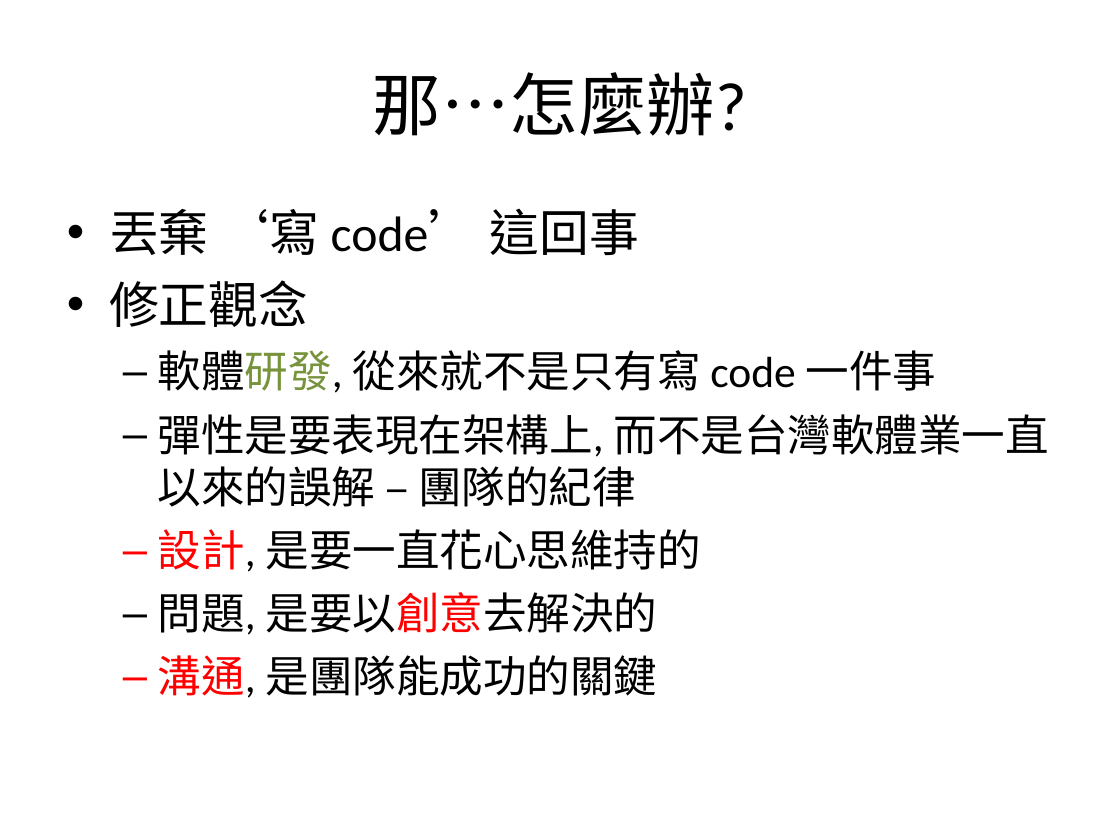
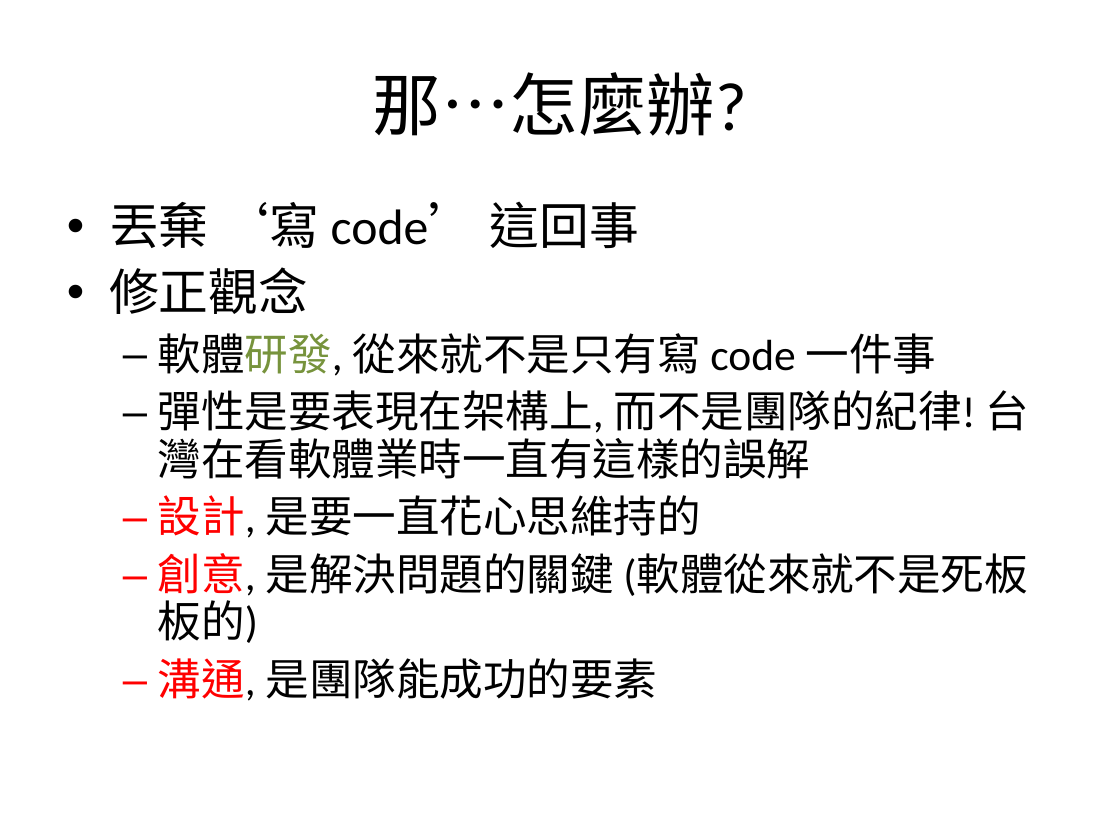
Before and after one commit to jayska/Programming, a slide deck: slide 5 of Slides/ProgFun.ppt. Drawn at 1120x840 pixels with LibreOffice and Linux fonts; fonts in the diff are those of the drawing. Boxes give left, top, right and bottom in pixels: in the first picture for what was removed or moved away, otherwise in the second. Text is boxed around its words. In the diff, an @@ line names an element or a change of style, - is before the commit and + after.

```diff
--- a/Slides/ProgFun.ppt
+++ b/Slides/ProgFun.ppt
@@ text at [109,201,937,538]: line spacing 1 to 0.9 @@
@@ text at [158,390,1030,479]: text changed @@
-  – 彈性是要表現在架構上, 而不是台灣軟體業一直以來的誤解 – 團隊的紀律
+  – 彈性是要表現在架構上, 而不是團隊的紀律! 台灣在看軟體業時一直有這樣的誤解
@@ text at [158,553,1028,701]: text changed @@
-  – 問題, 是要以創意去解決的
-  – 溝通, 是團隊能成功的關鍵
+  – 創意, 是解決問題的關鍵 (軟體從來就不是死板板的)
+  – 溝通, 是團隊能成功的要素
```
Also in this commit, not shown: 6 other slides changed, 16 slides added, 2 slides removed.
